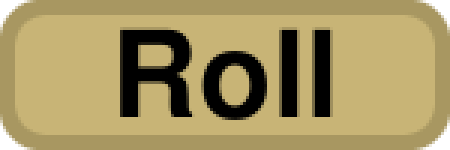
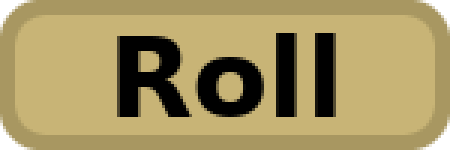
Layered file, before and after one edit (450×150). Changes by layer:
painted on "Roll" over [117, 27, 336, 120]
